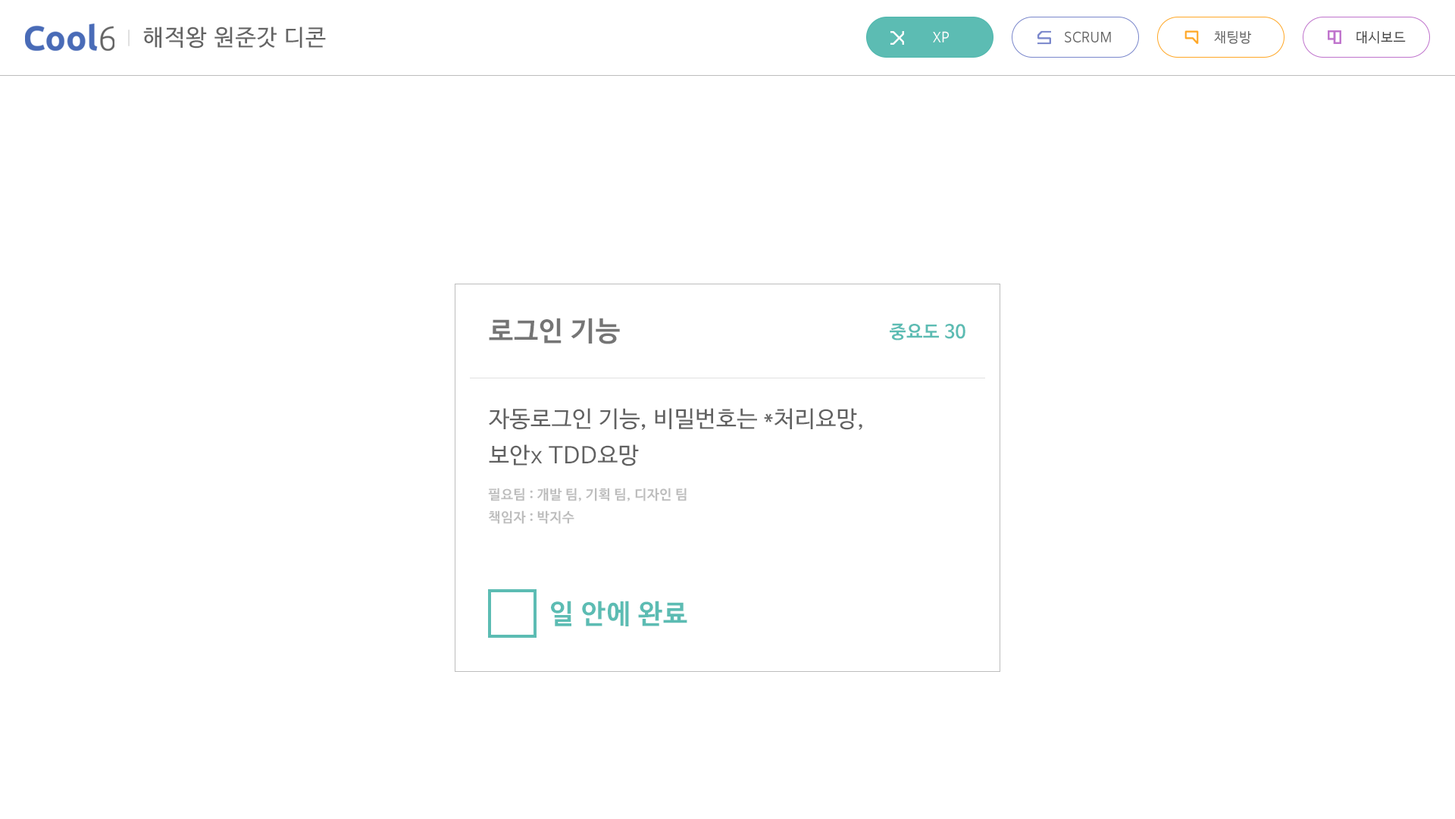
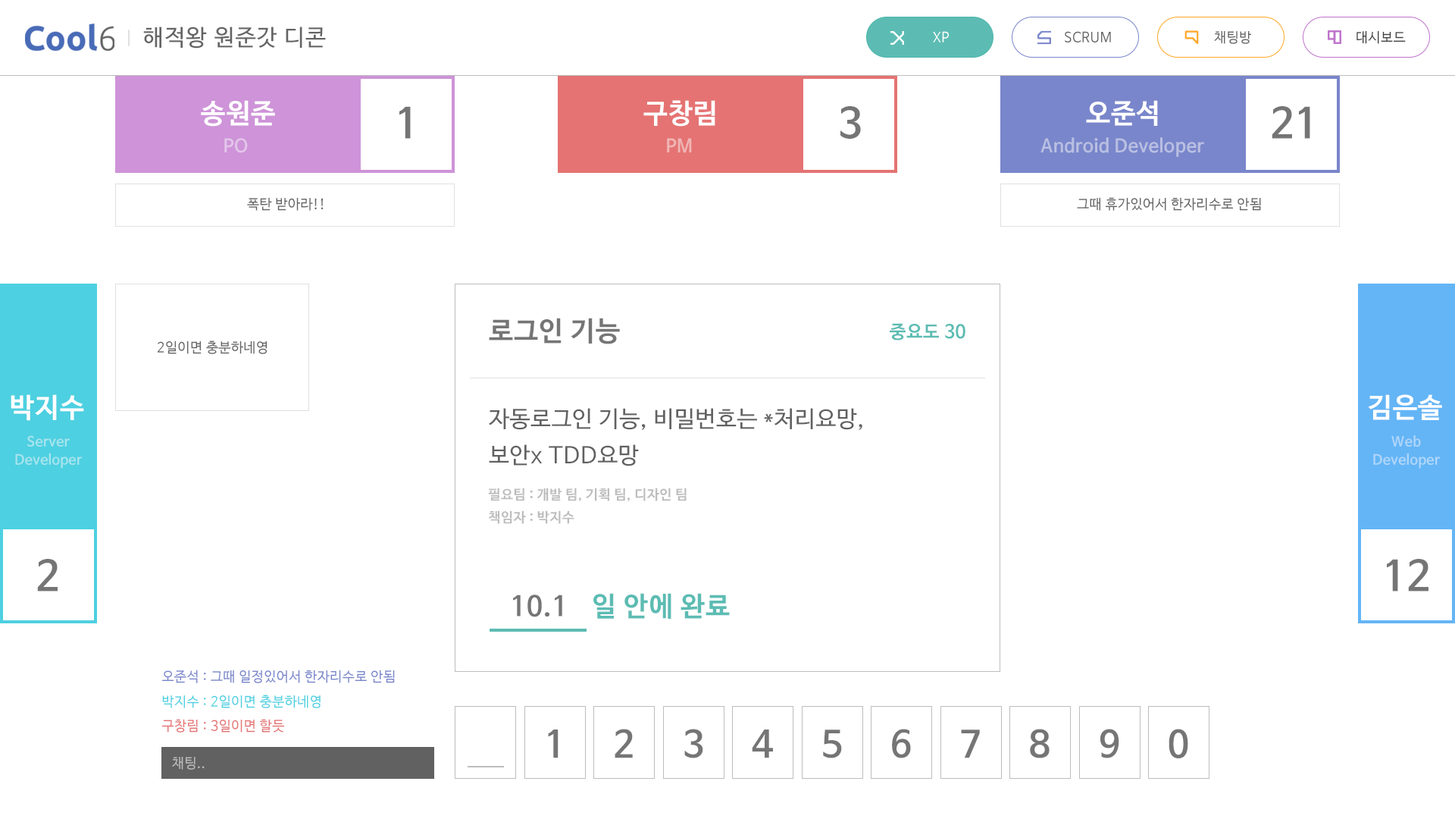
The second w=1455, h=819 image is a revision of the first. Changes to its layers:
added group "Chat" (1st of 3) with 2 layers above "Chat 복사" over [115,283,310,411]
added layer "ChatBox" (1st of 4, in "Chat") in group "Chat" over [115,283,310,411]
added group "Chat 복사" with 2 layers above "Chat" over [1000,183,1341,227]
added layer "ChatBox" (2nd of 4, in "Chat 복사") in group "Chat 복사" over [1000,183,1341,227]
added group "Chat" (2nd of 3) with 2 layers above "XpNo." over [115,183,455,227]
added layer "ChatBox" (3rd of 4, in "Chat") in group "Chat" over [115,183,455,227]
added group "XpNo." with 33 layers above "CalledXP" over [454,705,1210,779]
added group "CalledXP" with 5 layers above "USers" over [37,106,1429,592]
added group "USers" with 25 layers above "ChatList" over [0,75,1455,624]
added group "User" (1st of 5, in "USers") with 4 layers in group "USers" over [0,283,98,624]
added layer "Background - xp" (1st of 5, in "USers" › "User") in group "User" over [0,526,98,624]
added layer "Background" (12th of 17, in "USers" › "User") in group "User" over [0,283,98,527]
added group "User" (2nd of 5, in "USers") with 4 layers in group "USers" over [1358,283,1455,624]
added layer "Background" (13th of 17, in "USers" › "User") in group "User" over [1358,283,1455,527]
added group "User" (3rd of 5, in "USers") with 4 layers in group "USers" over [1000,75,1341,173]
added layer "Background" (14th of 17, in "USers" › "User") in group "User" over [1000,75,1244,173]
added group "User" (4th of 5, in "USers") with 4 layers in group "USers" over [115,75,455,173]
added layer "Background" (15th of 17, in "USers" › "User") in group "User" over [115,75,358,173]
added group "User" (5th of 5, in "USers") with 4 layers in group "USers" over [557,75,898,173]
added layer "Background" (16th of 17, in "USers" › "User") in group "User" over [557,75,801,173]
added group "ChatList" with 5 layers above "XP" over [161,669,435,779]
…and 63 more changes (61 added, 1 moved_by, 1 painted)
